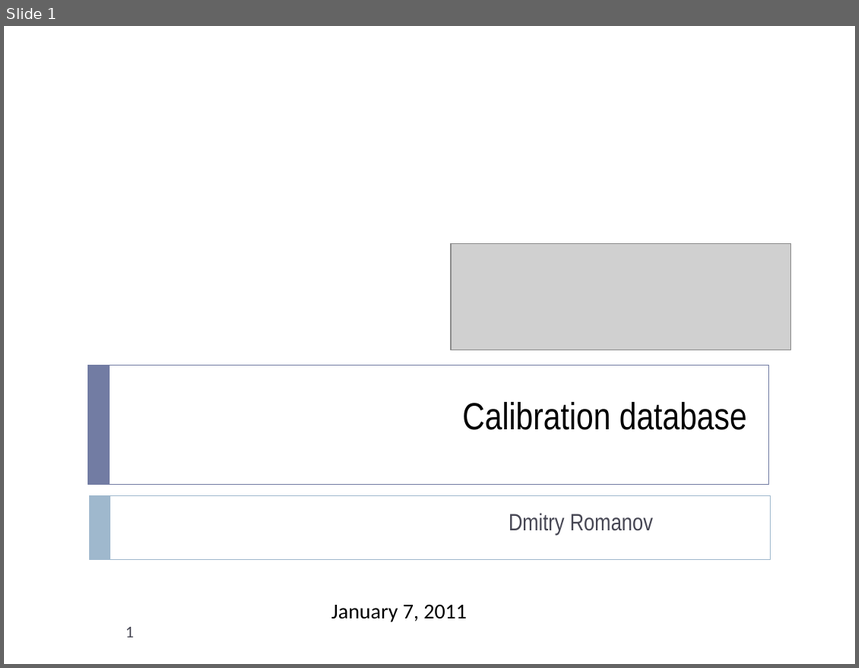
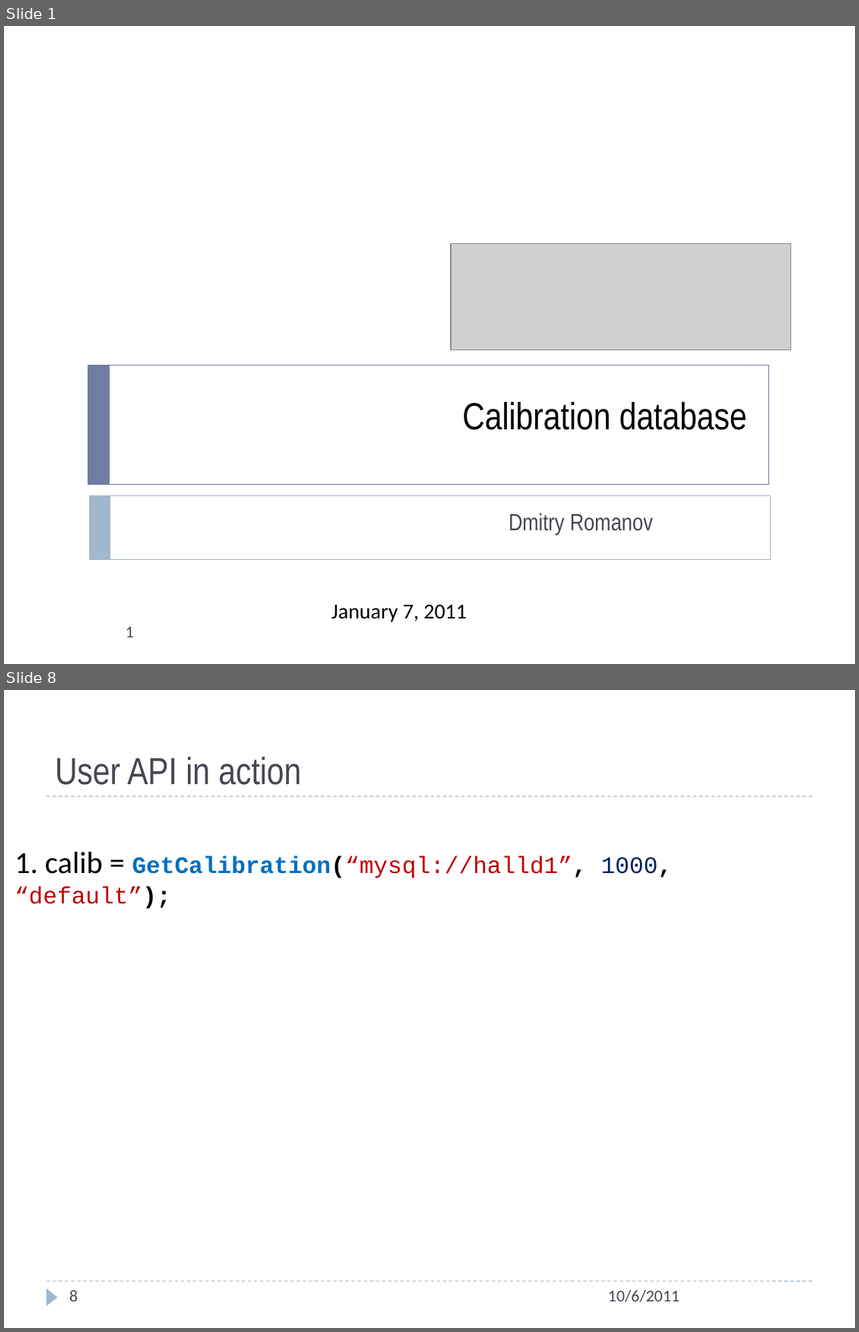
Before and after one commit to JeffersonLab/ccdb, a slide deck: doc/ccdb_design_paralellism_01_07_2011.pptx. Shown one above the other, each under a label of ours: slide 1 before the commit, slides 1 and 8 after it; the slides between them are not shown. The pictures are 859x668 and 859x1332 pixels, drawn with LibreOffice and Linux fonts; fonts in the diff are those of the drawing; grey boxes stand for pictures. Boxes give left, top, right and bottom in pixels: in the first picture for what was removed or moved away, otherwise in the second. Text is boxed around its words. In the diff, an @@ line names an element or a change of style, - is before the commit and + after.

```diff
--- a/doc/ccdb_design_paralellism_01_07_2011.pptx
+++ b/doc/ccdb_design_paralellism_01_07_2011.pptx
@@ slide 8 added at <box>4,690,855,1328</box>, background #FFFFFF @@
@@ title added at <box>55,757,301,785</box>, 32 pt, text #464653 @@
+User API in action
@@ line added from (47, 796) to (813, 796), #9FB8CD 0.75 pt dashed @@
@@ text added at <box>15,852,673,909</box>, 20 pt, text #C00000 @@
+1. calib = GetCalibration(“mysql://halld1”, 1000, “default”);
@@ line added from (47, 1281) to (813, 1281), #9FB8CD 0.75 pt dashed @@
@@ triangle added at <box>47,1288,58,1306</box>, fill #9FB8CD @@
@@ page number added at <box>69,1290,78,1302</box>, 14 pt, text #464653 @@
+8
@@ text added at <box>608,1290,680,1303</box>, 14 pt, text #464653 @@
+10/6/2011
```
Also in this commit, not shown: 19 slides changed, 3 other slides added, 14 other files.
